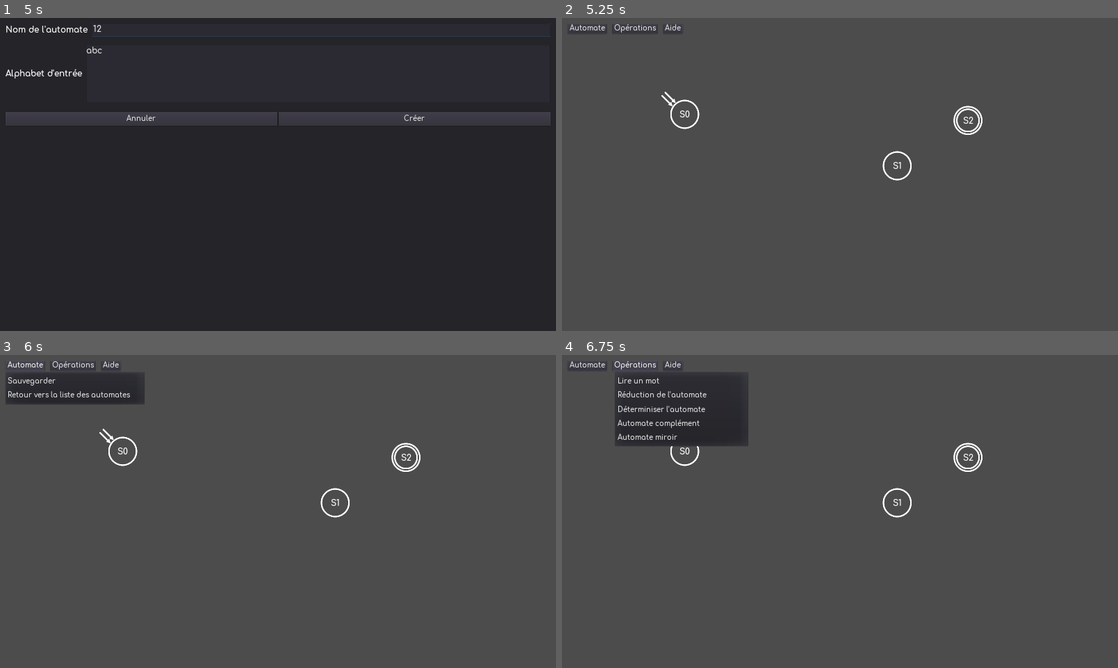
Above: before the commit, frames 1-4 (two rows, left to right).
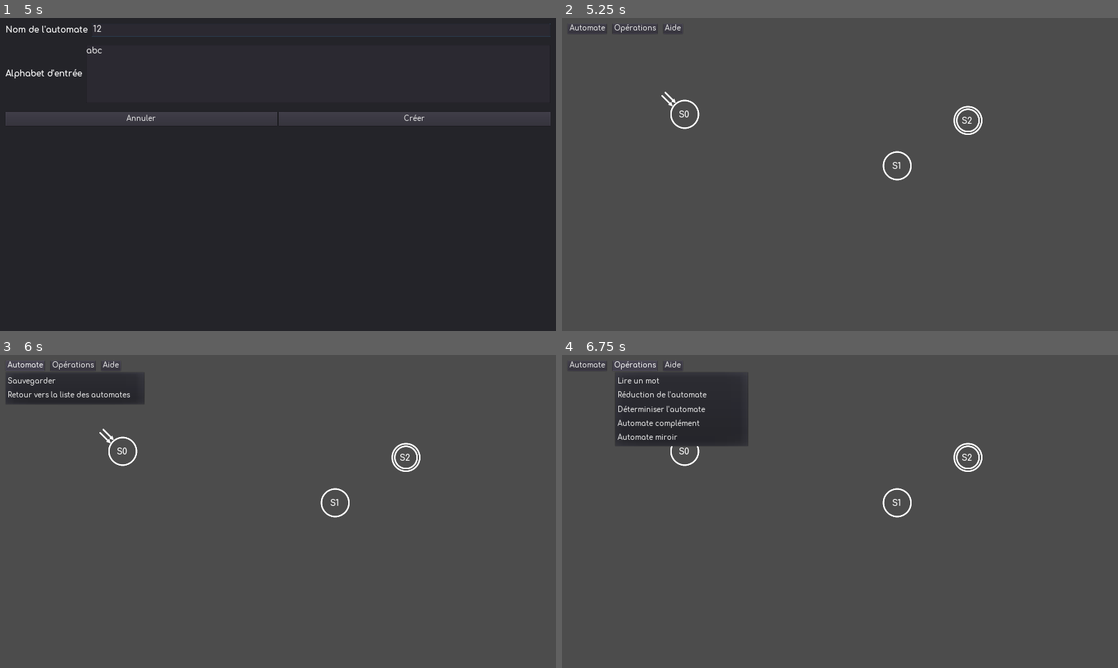
Above: after the commit, the same moments.

Repository: RedaMorsli/Automates
Game: Godot game, scene res://src/activities/MainMenu.tscn
Same seed, same stepped clock (60 frames per second), same inputs: the game is played once before the commit and once after it.
Inputs (mouse positions are in pixels of both pictures, inside the frame that each line leads up to):
- Up to frame 1 (5 s): click (544, 33) at 0.5 s; click (322, 30) at 1.27 s; type "12" at 1.35 s; click "Nom de l'automate'" at 2 s; click "Editer" at 2.75 s; click "Annuler" at 3.5 s; click (544, 33) at 4.25 s
- Up to frame 2 (5.25 s): click "Créer" at 5 s
- Up to frame 3 (6 s): click "Automate" at 5.75 s
- Up to frame 4 (6.75 s): click "Opérations" at 6.5 s

Frame 1 is identical in both runs. In frame 2, less than 0.1% of the frame differs, in the area x 21-74%, y 29-49%; in frame 3, less than 0.1%; in frame 4, less than 0.1%.

Commit message:
Add accessible and co-accessible functions

Diff:
--- a/src/activities/EditActivitye.gd
+++ b/src/activities/EditActivitye.gd
@@ -1,4 +1,59 @@
 extends Node
+
+var rejected = []
 
 func _ready():
 	pass
+
+func _process(delta):
+	print(_is_etat_coaccessible($Automate/Etats/Etat2, $Automate/Etats/Etat2))
+	pass
+
+func _is_etat_accessible(etat_initial, etat):
+	var current_etat = etat_initial
+	if current_etat == _get_etat_initial():
+		rejected.clear()
+	if current_etat == etat:
+		return false
+	rejected.append(current_etat)
+	for suc in _get_successeur(current_etat):
+		if suc in rejected:
+			continue
+		if suc == etat:
+			return true
+		else:
+			rejected.append(suc)
+			return _is_etat_accessible(suc, etat)
+	return false
+
+func _is_etat_coaccessible(etat, etat_root):
+	if etat.final:
+		return true
+	if etat == etat_root:
+		rejected.clear()
+	rejected.append(etat)
+	for suc in _get_successeur(etat):
+		if suc in rejected:
+			continue
+		if suc.final:
+			return true
+		else:
+			rejected.append(suc)
+			return _is_etat_coaccessible(suc, etat_root)
+	return false
+
+func _get_etat_initial():
+	for etat in $Automate/Etats.get_children():
+		if etat.initial:
+			return etat
+
+func _get_successeur(etat):
+	var instructions = $Automate/Instructions.get_children()
+	var sucs = []
+	for ins in instructions:
+		if ins.etat_debut == etat:
+			sucs.append(ins.etat_fin)
+	return sucs
+
+func _get_predecesseur(etat):
+	pass
--- a/src/entities/Etat.tscn
+++ b/src/entities/Etat.tscn
@@ -58,10 +58,10 @@
 shape = SubResource( 1 )
 
 [node name="Nom" type="Label" parent="."]
-margin_left = -20.3771
-margin_top = -15.8488
-margin_right = 19.6229
-margin_bottom = 20.1512
+margin_left = -40.0
+margin_top = -16.0
+margin_right = 35.0
+margin_bottom = 20.0
 custom_fonts/font = SubResource( 2 )
 text = "S0"
 align = 1
